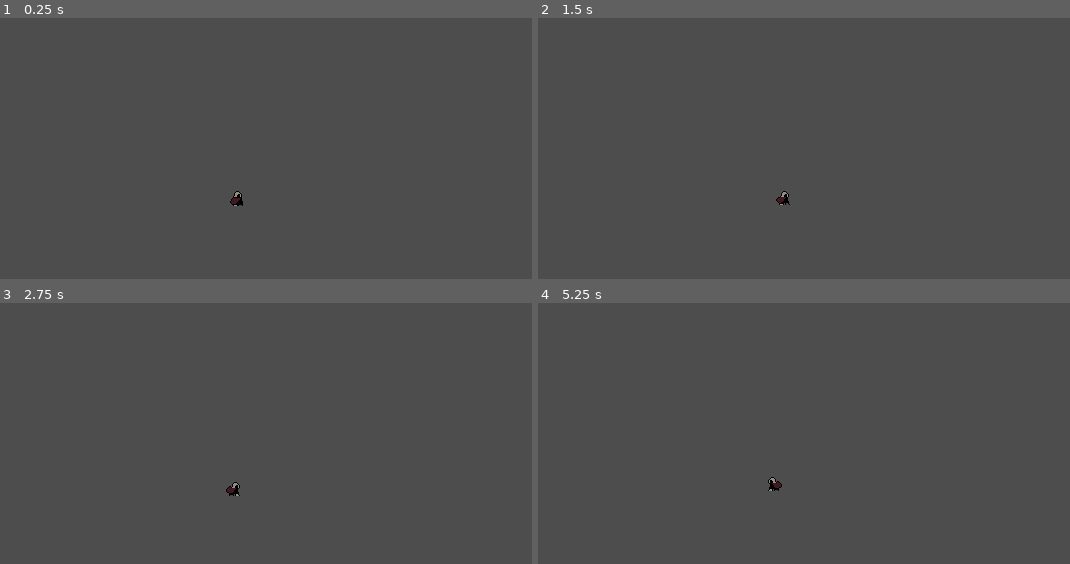
Above: before the commit, frames 1-4 (two rows, left to right).
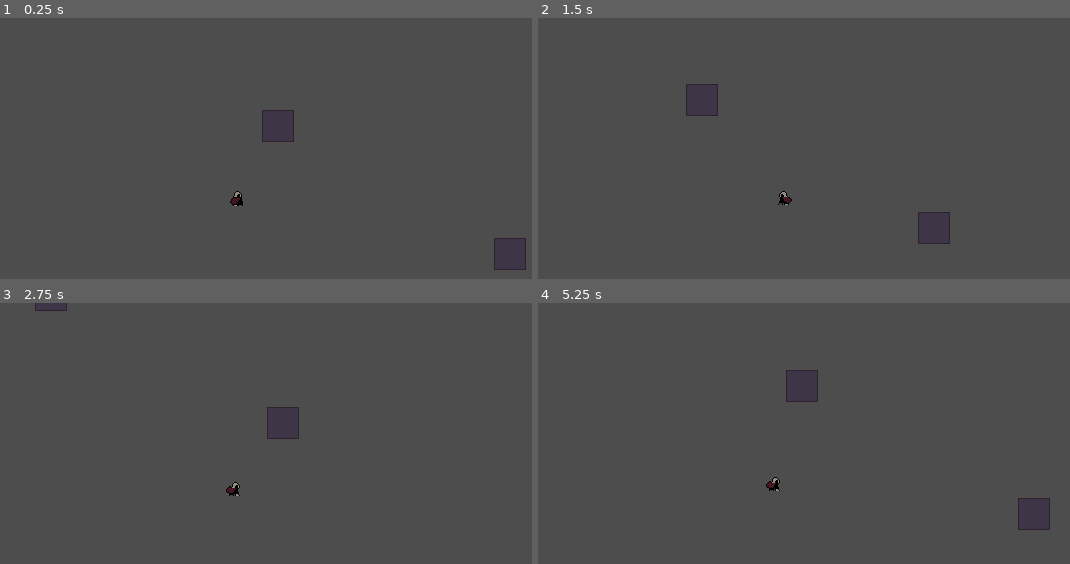
Above: after the commit, the same moments.

Repository: SebZanardo/Boss-Rush-Jam-2025
Game: Godot game, scene res://Scenes/Levels/player_playground.tscn
The game is run twice, just before and just after one commit, with the same random seed, the same clock (stepped at 60 frames per second) and the same inputs. The project has no main scene, so this scene is started directly.
Inputs (mouse positions are in pixels of both pictures, inside the frame that each line leads up to):
- Up to frame 1 (0.25 s): no input
- Up to frame 2 (1.5 s): tap Enter at 0.5 s; move the mouse to (915, 179) at 0.52 s; hold D (move_right) 0.53-1.28 s; move the mouse to (649, 216) at 1.27 s; hold S (move_down) from 1.28 s (still down)
- Up to frame 3 (2.75 s): move the mouse to (303, 404) at 2.02 s; release S (move_down) at 2.03 s; hold D (move_right) from 2.03 s (still down)
- Up to frame 4 (5.25 s): move the mouse to (745, 556) at 2.77 s; release D (move_right) at 2.78 s; hold W (move_up) 2.78-3.53 s; move the mouse to (968, 537) at 3.52 s; hold A (move_left) 3.53-5.03 s; move the mouse to (585, 428) at 4.27 s; move the mouse to (809, 483) at 5.02 s; hold S (move_down) from 5.03 s (still down)

The runs differ from the first frame. In frame 1, 0.2% of the frame differs, in the area x 49-99%, y 35-97%; in frame 2, 0.3%; in frame 3, 0.1%; in frame 4, 0.3%, in the area x 42-97%, y 25-87%.

Commit message:
Updated Player Script

Diff:
--- /dev/null
+++ b/game/Resources/SpriteFrames/player.tres
@@ -0,0 +1,47 @@
+[gd_resource type="SpriteFrames" load_steps=9 format=3 uid="uid://dwyax0djl56rf"]
+
+[ext_resource type="Texture2D" uid="uid://5f4va4d2t47c" path="res://Sprites/Player/Placeholder/player_placeholder_idle1.png" id="1_ave6h"]
+[ext_resource type="Texture2D" uid="uid://13vxqx2nhsdp" path="res://Sprites/Player/Placeholder/player_placeholder_idle2.png" id="2_vamfh"]
+[ext_resource type="Texture2D" uid="uid://xanoxjln3h45" path="res://Sprites/Player/Placeholder/player_placeholder_idle3.png" id="3_awsy6"]
+[ext_resource type="Texture2D" uid="uid://cfv87u43gqxdi" path="res://Sprites/Player/Placeholder/player_placeholder_idle4.png" id="4_xori4"]
+[ext_resource type="Texture2D" uid="uid://45yymay4abcc" path="res://Sprites/Player/Placeholder/player_placeholder_run1.png" id="5_mfcjf"]
+[ext_resource type="Texture2D" uid="uid://dhws53oaw74a6" path="res://Sprites/Player/Placeholder/player_placeholder_run2.png" id="6_lenux"]
+[ext_resource type="Texture2D" uid="uid://cfphycplh0jfx" path="res://Sprites/Player/Placeholder/player_placeholder_run3.png" id="7_0mna1"]
+[ext_resource type="Texture2D" uid="uid://bt6flujym1ios" path="res://Sprites/Player/Placeholder/player_placeholder_run4.png" id="8_6ha0g"]
+
+[resource]
+animations = [{
+"frames": [{
+"duration": 1.0,
+"texture": ExtResource("1_ave6h")
+}, {
+"duration": 1.0,
+"texture": ExtResource("2_vamfh")
+}, {
+"duration": 1.0,
+"texture": ExtResource("3_awsy6")
+}, {
+"duration": 1.0,
+"texture": ExtResource("4_xori4")
+}],
+"loop": true,
+"name": &"idle",
+"speed": 8.0
+}, {
+"frames": [{
+"duration": 1.0,
+"texture": ExtResource("5_mfcjf")
+}, {
+"duration": 1.0,
+"texture": ExtResource("6_lenux")
+}, {
+"duration": 1.0,
+"texture": ExtResource("7_0mna1")
+}, {
+"duration": 1.0,
+"texture": ExtResource("8_6ha0g")
+}],
+"loop": true,
+"name": &"run",
+"speed": 8.0
+}]
--- a/game/Scenes/Levels/player_playground.tscn
+++ b/game/Scenes/Levels/player_playground.tscn
@@ -1,8 +1,10 @@
-[gd_scene load_steps=3 format=3 uid="uid://lkvwuu5h5kqs"]
+[gd_scene load_steps=4 format=3 uid="uid://lkvwuu5h5kqs"]
 
 [ext_resource type="PackedScene" uid="uid://qmow1xovt6bc" path="res://Scenes/Player/player.tscn" id="1_4xdpk"]
+[ext_resource type="Texture2D" uid="uid://b081a0rmen73n" path="res://Sprites/Tiles/test.png" id="1_w2vee"]
 
 [sub_resource type="RectangleShape2D" id="RectangleShape2D_q5rtq"]
+size = Vector2(32, 32)
 
 [node name="player_playground" type="Node2D"]
 
@@ -13,6 +15,9 @@
 [node name="CollisionShape2D" type="CollisionShape2D" parent="StaticBody2D"]
 shape = SubResource("RectangleShape2D_q5rtq")
 
+[node name="Sprite2D" type="Sprite2D" parent="StaticBody2D"]
+texture = ExtResource("1_w2vee")
+
 [node name="StaticBody2D2" type="StaticBody2D" parent="."]
 position = Vector2(232, 72)
 metadata/_edit_group_ = true
@@ -20,5 +25,8 @@
 [node name="CollisionShape2D" type="CollisionShape2D" parent="StaticBody2D2"]
 shape = SubResource("RectangleShape2D_q5rtq")
 
+[node name="Sprite2D" type="Sprite2D" parent="StaticBody2D2"]
+texture = ExtResource("1_w2vee")
+
 [node name="player" parent="." instance=ExtResource("1_4xdpk")]
 position = Vector2(192, 144)
--- a/game/Scenes/Player/player.tscn
+++ b/game/Scenes/Player/player.tscn
@@ -1,64 +1,21 @@
-[gd_scene load_steps=13 format=3 uid="uid://qmow1xovt6bc"]
+[gd_scene load_steps=5 format=3 uid="uid://qmow1xovt6bc"]
 
 [ext_resource type="Script" path="res://Scripts/Player/player.gd" id="1_tkbhp"]
 [ext_resource type="Script" path="res://Scripts/Player/player_cam.gd" id="2_ql3ah"]
-[ext_resource type="Texture2D" uid="uid://5f4va4d2t47c" path="res://Sprites/Player/Placeholder/player_placeholder_idle1.png" id="2_v7ct0"]
-[ext_resource type="Texture2D" uid="uid://13vxqx2nhsdp" path="res://Sprites/Player/Placeholder/player_placeholder_idle2.png" id="3_c3wh3"]
-[ext_resource type="Texture2D" uid="uid://xanoxjln3h45" path="res://Sprites/Player/Placeholder/player_placeholder_idle3.png" id="4_6e4la"]
-[ext_resource type="Texture2D" uid="uid://cfv87u43gqxdi" path="res://Sprites/Player/Placeholder/player_placeholder_idle4.png" id="5_5nb46"]
-[ext_resource type="Texture2D" uid="uid://45yymay4abcc" path="res://Sprites/Player/Placeholder/player_placeholder_run1.png" id="6_oabbs"]
-[ext_resource type="Texture2D" uid="uid://dhws53oaw74a6" path="res://Sprites/Player/Placeholder/player_placeholder_run2.png" id="7_wbred"]
-[ext_resource type="Texture2D" uid="uid://cfphycplh0jfx" path="res://Sprites/Player/Placeholder/player_placeholder_run3.png" id="8_7j711"]
-[ext_resource type="Texture2D" uid="uid://bt6flujym1ios" path="res://Sprites/Player/Placeholder/player_placeholder_run4.png" id="9_itc12"]
-
-[sub_resource type="SpriteFrames" id="SpriteFrames_4j1jg"]
-animations = [{
-"frames": [{
-"duration": 1.0,
-"texture": ExtResource("2_v7ct0")
-}, {
-"duration": 1.0,
-"texture": ExtResource("3_c3wh3")
-}, {
-"duration": 1.0,
-"texture": ExtResource("4_6e4la")
-}, {
-"duration": 1.0,
-"texture": ExtResource("5_5nb46")
-}],
-"loop": true,
-"name": &"idle",
-"speed": 8.0
-}, {
-"frames": [{
-"duration": 1.0,
-"texture": ExtResource("6_oabbs")
-}, {
-"duration": 1.0,
-"texture": ExtResource("7_wbred")
-}, {
-"duration": 1.0,
-"texture": ExtResource("8_7j711")
-}, {
-"duration": 1.0,
-"texture": ExtResource("9_itc12")
-}],
-"loop": true,
-"name": &"run",
-"speed": 8.0
-}]
+[ext_resource type="SpriteFrames" uid="uid://dwyax0djl56rf" path="res://Resources/SpriteFrames/player.tres" id="2_t1au3"]
 
 [sub_resource type="CircleShape2D" id="CircleShape2D_o3kr1"]
-radius = 8.0
+radius = 5.0
 
 [node name="player" type="CharacterBody2D"]
 script = ExtResource("1_tkbhp")
 
 [node name="AnimatedSprite2D" type="AnimatedSprite2D" parent="."]
-sprite_frames = SubResource("SpriteFrames_4j1jg")
+sprite_frames = ExtResource("2_t1au3")
 animation = &"idle"
 
 [node name="CollisionShape2D" type="CollisionShape2D" parent="."]
+position = Vector2(0, 3)
 shape = SubResource("CircleShape2D_o3kr1")
 
 [node name="player_cam" type="Camera2D" parent="."]
--- a/game/Scripts/Player/player.gd
+++ b/game/Scripts/Player/player.gd
@@ -1,7 +1,7 @@
 extends CharacterBody2D
 
-var max_speed : float = 200
-var acceleration : float = 3000
+var max_speed : float = 150
+var acceleration : float = 2500
 
 @export var cam_gradient : float = 1000
 @export var max_cam_offset : float = 64
@@ -39,9 +39,9 @@
 	move_and_slide()
 
 func _process(delta: float) -> void:
-	player_animator.flip_h = true if velocity.x < 0 else false
-	if get_dir() == Vector2.ZERO:
+	player_animator.flip_h = true if get_dir().x < 0 else false
+	if get_dir().x == 0:
 		player_animator.flip_h = true if get_global_mouse_position().x < global_position.x else false
 
-	var mouseoffset = (get_viewport().get_mouse_position() - get_viewport_rect().size / 2)
-	camera.position = lerp(Vector2.ZERO, mouseoffset.normalized() * max_cam_offset, mouseoffset.length() / cam_gradient)
+	var mouse_offset = (get_viewport().get_mouse_position() - get_viewport_rect().size / 2)
+	camera.position = lerp(Vector2.ZERO, mouse_offset.normalized() * max_cam_offset, mouse_offset.length() / cam_gradient)
Binary file added: game/Sprites/Tiles/test.png
Not shown, added: game/Sprites/Tiles/test.png.import
